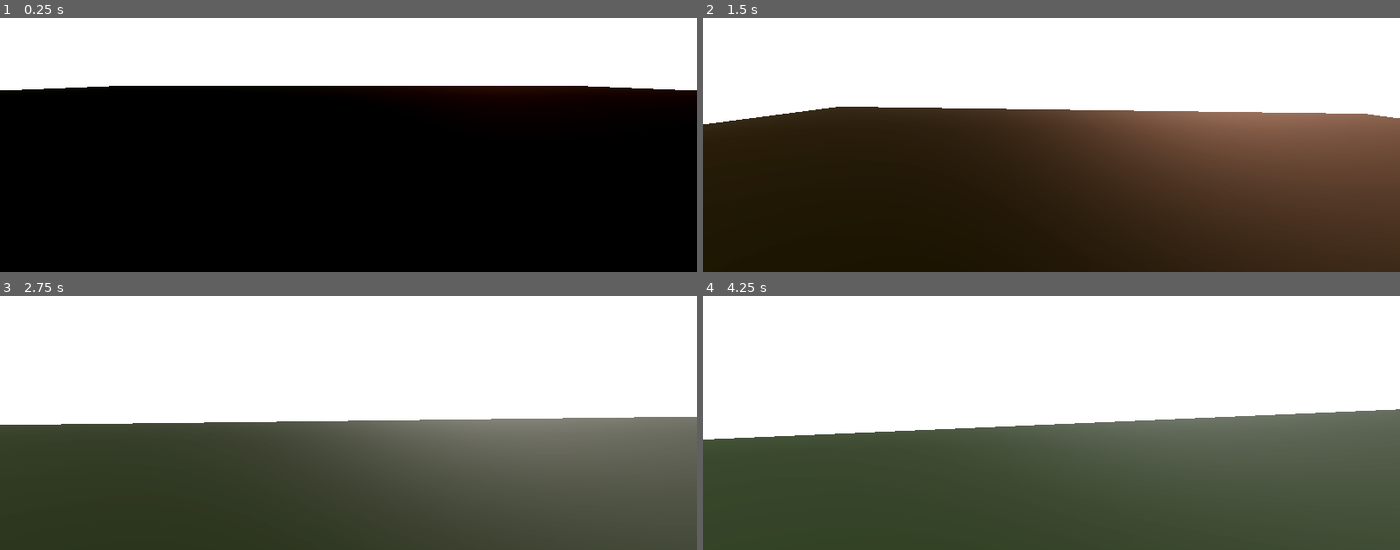
Above: before the commit, frames 1-4 (two rows, left to right).
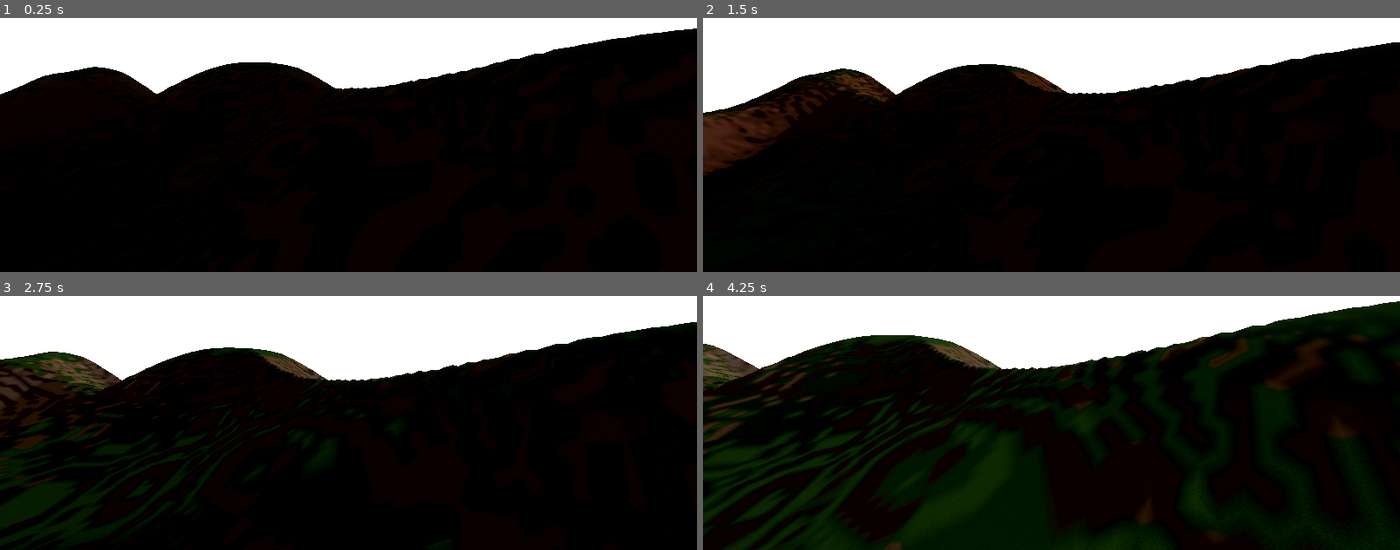
Above: after the commit, the same moments.

Repository: U-LF/forest-fire-simulation
Game: Godot game, scene res://scenes/main.tscn
The game is run twice, just before and just after one commit, with the same random seed, the same clock (stepped at 60 frames per second) and the same inputs.
Inputs (mouse positions are in pixels of both pictures, inside the frame that each line leads up to):
- Up to frame 1 (0.25 s): no input
- Up to frame 2 (1.5 s): move the mouse to (1086, 76) at 0.52 s; hold E 0.53-1.28 s; hold W from 0.53 s (still down); move the mouse to (1016, 78) at 1.27 s; tap Q at 1.35 s
- Up to frame 3 (2.75 s): keep holding W; move the mouse to (362, 346) at 2.02 s; hold Shift from 2.03 s (still down)
- Up to frame 4 (4.25 s): keep holding W; move the mouse to (1044, 362) at 2.77 s; release Shift at 2.78 s; tap E at 2.85 s; move the mouse to (1100, 359) at 3.52 s; hold Q from 3.53 s (still down)

The runs differ from the first frame. In frame 1, 8.9% of the frame differs, in the area x 0-100%, y 4-31%; in frame 2, 74%; in frame 3, 76%; in frame 4, 82%, in the area x 0-100%, y 2-100%.

Commit message:
Reworked the terrain

Diff:
--- /dev/null
+++ b/resources/terrain.gdshader
@@ -0,0 +1,105 @@
+shader_type spatial;
+render_mode blend_mix, depth_draw_opaque, cull_back, diffuse_burley, specular_schlick_ggx;
+
+uniform float terrain_scale = 1000.0;
+uniform float height_scale = 120.0;
+
+// Noise textures for displacement
+uniform sampler2D macro_noise : repeat_enable, filter_linear_mipmap;
+uniform sampler2D micro_noise : repeat_enable, filter_linear_mipmap;
+
+// Colors for "texturing"
+uniform vec3 color_grass_base = vec3(0.15, 0.25, 0.10);
+uniform vec3 color_grass_dark = vec3(0.08, 0.15, 0.05);
+uniform vec3 color_rock_base = vec3(0.35, 0.33, 0.30);
+uniform vec3 color_rock_dark = vec3(0.20, 0.18, 0.15);
+uniform vec3 color_dirt = vec3(0.25, 0.20, 0.12);
+
+varying float v_height;
+varying vec3 v_normal;
+varying vec3 v_world_pos;
+
+// Function to calculate exact height at a given world position
+float get_height(vec2 world_xz) {
+    vec2 uv_macro = world_xz / terrain_scale;
+    // Sample large sweeping hills
+    float macro_h = texture(macro_noise, uv_macro).r;
+
+    // Smoothstep creates the plateau/valley separation.
+    // Lowering the bottom bound (e.g. to 0.1) allows the valley floor to gently roll.
+    macro_h = smoothstep(0.1, 0.95, macro_h);
+
+    // We completely remove micro_noise from the physical height displacement
+    // so the hills are geometrically perfectly smooth.
+    // (Micro noise is still used for texturing in the fragment shader).
+
+    return macro_h * height_scale;
+}
+
+void vertex() {
+    vec3 world_pos = (MODEL_MATRIX * vec4(VERTEX, 1.0)).xyz;
+
+    // 1. Calculate Height
+    float h = get_height(world_pos.xz);
+    v_height = h;
+    VERTEX.y += h;
+
+    // 2. Calculate High-Quality Normals via Central Difference
+    float e = 1.0; // Sample distance (1 meter)
+    float hL = get_height(world_pos.xz + vec2(-e, 0.0));
+    float hR = get_height(world_pos.xz + vec2(e, 0.0));
+    float hD = get_height(world_pos.xz + vec2(0.0, -e));
+    float hU = get_height(world_pos.xz + vec2(0.0, e));
+
+    vec3 n;
+    n.x = hL - hR;
+    n.y = 2.0 * e;
+    n.z = hD - hU;
+    v_normal = normalize(n);
+    v_world_pos = world_pos;
+}
+
+void fragment() {
+    // Re-assign accurate normal
+    NORMAL = (VIEW_MATRIX * vec4(v_normal, 0.0)).xyz;
+
+    // 1. Slope Calculation (1.0 = flat, 0.0 = sheer cliff)
+    float slope = dot(v_normal, vec3(0.0, 1.0, 0.0));
+
+    // 2. Generate detailed "fake" textures using the micro noise
+    // We sample it at a very high frequency
+    vec2 detail_uv = v_world_pos.xz / 20.0;
+    float detail = texture(micro_noise, detail_uv).r;
+
+    // 3. Define Biome Colors
+    vec3 grass_color = mix(color_grass_dark, color_grass_base, detail);
+    vec3 rock_color = mix(color_rock_dark, color_rock_base, detail);
+    vec3 dirt_color = mix(color_dirt, color_rock_base, detail * 0.5);
+
+    vec3 final_color;
+
+    // 4. Slope-Based Blending
+    if (slope < 0.75) {
+        // Steep Cliff -> Rock
+        final_color = rock_color;
+    } else if (slope < 0.85) {
+        // Transition Zone -> Dirt/Rocky
+        float t = smoothstep(0.75, 0.85, slope);
+        final_color = mix(rock_color, dirt_color, t);
+    } else if (slope < 0.9) {
+        // Transition Zone -> Dirt/Grass
+        float t = smoothstep(0.85, 0.9, slope);
+        final_color = mix(dirt_color, grass_color, t);
+    } else {
+        // Flat -> Grass
+        final_color = grass_color;
+    }
+
+    // Add a slight darkening based on height to simulate atmospheric depth in valleys
+    float height_factor = clamp(v_height / height_scale, 0.0, 1.0);
+    final_color = mix(final_color * 0.8, final_color, height_factor);
+
+    ALBEDO = final_color;
+    ROUGHNESS = mix(0.8, 0.95, detail); // Break up reflections
+    SPECULAR = 0.0;
+}
--- /dev/null
+++ b/resources/terrain_material.tres
@@ -0,0 +1,42 @@
+[gd_resource type="ShaderMaterial" load_steps=6 format=3 uid="uid://df7tad8s7d"]
+
+[ext_resource type="Shader" path="res://resources/terrain.gdshader" id="1_terrain"]
+
+[sub_resource type="FastNoiseLite" id="FastNoiseLite_macro"]
+noise_type = 3
+frequency = 0.001
+fractal_type = 2
+fractal_octaves = 2
+fractal_gain = 0.3
+
+[sub_resource type="NoiseTexture2D" id="NoiseTexture2D_macro"]
+width = 1024
+height = 1024
+seamless = true
+normalize = true
+noise = SubResource("FastNoiseLite_macro")
+
+[sub_resource type="FastNoiseLite" id="FastNoiseLite_micro"]
+noise_type = 0
+frequency = 0.05
+fractal_type = 2
+fractal_octaves = 3
+
+[sub_resource type="NoiseTexture2D" id="NoiseTexture2D_micro"]
+width = 512
+height = 512
+seamless = true
+noise = SubResource("FastNoiseLite_micro")
+
+[resource]
+render_priority = 0
+shader = ExtResource("1_terrain")
+shader_parameter/terrain_scale = 1000.0
+shader_parameter/height_scale = 140.0
+shader_parameter/color_grass_base = Color(0.15, 0.25, 0.1, 1)
+shader_parameter/color_grass_dark = Color(0.08, 0.15, 0.05, 1)
+shader_parameter/color_rock_base = Color(0.35, 0.33, 0.3, 1)
+shader_parameter/color_rock_dark = Color(0.2, 0.18, 0.15, 1)
+shader_parameter/color_dirt = Color(0.25, 0.2, 0.12, 1)
+shader_parameter/macro_noise = SubResource("NoiseTexture2D_macro")
+shader_parameter/micro_noise = SubResource("NoiseTexture2D_micro")
--- a/scenes/main.tscn
+++ b/scenes/main.tscn
@@ -4,6 +4,8 @@
 [ext_resource type="Script" path="res://scripts/free_fly_camera.gd" id="2_camera"]
 [ext_resource type="Script" path="res://scripts/day_night_cycle.gd" id="3_cycle"]
 [ext_resource type="Script" path="res://scripts/weather_manager.gd" id="4_weather"]
+[ext_resource type="Script" path="res://scripts/terrain_generator.gd" id="5_terrain_gen"]
+[ext_resource type="Material" uid="uid://df7tad8s7d" path="res://resources/terrain_material.tres" id="5_terrain_mat"]
 
 [sub_resource type="Sky" id="Sky_main"]
 sky_material = ExtResource("1_sky")
@@ -19,17 +21,16 @@
 glow_bloom = 0.2
 
 [sub_resource type="PlaneMesh" id="PlaneMesh_terrain"]
-size = Vector2(100, 100)
-
-[sub_resource type="StandardMaterial3D" id="StandardMaterial3D_terrain"]
-albedo_color = Color(0.133333, 0.2, 0.0666667, 1)
+size = Vector2(1000, 1000)
+subdivide_width = 200
+subdivide_depth = 200
 
 [sub_resource type="BoxShape3D" id="BoxShape3D_terrain_col"]
-size = Vector3(100, 1, 100)
+size = Vector3(1000, 1, 1000)
 
 [sub_resource type="ParticleProcessMaterial" id="ParticleProcessMaterial_rain"]
 emission_shape = 3
-emission_box_extents = Vector3(50, 2, 50)
+emission_box_extents = Vector3(500, 2, 500)
 direction = Vector3(0, -1, 0)
 spread = 5.0
 initial_velocity_min = 20.0
@@ -77,16 +78,20 @@
 shadow_enabled = true
 
 [node name="LightningLight" type="DirectionalLight3D" parent="."]
-transform = Transform3D(1, 0, 0, 0, -4.37114e-08, 1, 0, -1, -4.37114e-08, 0, 10, 0)
+transform = Transform3D(1, 0, 0, 0, -4.37114e-08, 1, 0, -1, -4.37114e-08, 0, 200, 0)
 light_color = Color(0.8, 0.9, 1, 1)
 light_energy = 0.0
 shadow_enabled = true
 
-[node name="Terrain" type="StaticBody3D" parent="."]
+[node name="Terrain" type="StaticBody3D" parent="." node_paths=PackedStringArray("terrain_material", "mesh_instance", "collision_shape")]
+script = ExtResource("5_terrain_gen")
+terrain_material = ExtResource("5_terrain_mat")
+mesh_instance = NodePath("MeshInstance3D")
+collision_shape = NodePath("CollisionShape3D")
 
 [node name="MeshInstance3D" type="MeshInstance3D" parent="Terrain"]
 mesh = SubResource("PlaneMesh_terrain")
-surface_material_override/0 = SubResource("StandardMaterial3D_terrain")
+surface_material_override/0 = ExtResource("5_terrain_mat")
 
 [node name="CollisionShape3D" type="CollisionShape3D" parent="Terrain"]
 transform = Transform3D(1, 0, 0, 0, 1, 0, 0, 0, 1, 0, -0.5, 0)
@@ -94,16 +99,16 @@
 
 [node name="GPUParticlesCollisionBox3D" type="GPUParticlesCollisionBox3D" parent="Terrain"]
 transform = Transform3D(1, 0, 0, 0, 1, 0, 0, 0, 1, 0, -1, 0)
-size = Vector3(100, 2, 100)
+size = Vector3(1000, 2, 1000)
 
 [node name="RainParticles" type="GPUParticles3D" parent="."]
-transform = Transform3D(1, 0, 0, 0, 1, 0, 0, 0, 1, 0, 20, 0)
-amount = 5000
+transform = Transform3D(1, 0, 0, 0, 1, 0, 0, 0, 1, 0, 180, 0)
+amount = 50000
 lifetime = 1.5
-visibility_aabb = AABB(-50, -25, -50, 100, 50, 100)
+visibility_aabb = AABB(-500, -180, -500, 1000, 200, 1000)
 process_material = SubResource("ParticleProcessMaterial_rain")
 draw_pass_1 = SubResource("QuadMesh_rain")
 
 [node name="FreeFlyCamera" type="Camera3D" parent="."]
-transform = Transform3D(1, 0, 0, 0, 1, 0, 0, 0, 1, 0, 2, 5)
+transform = Transform3D(1, 0, 0, 0, 1, 0, 0, 0, 1, 0, 120, 5)
 script = ExtResource("2_camera")
--- /dev/null
+++ b/scripts/terrain_generator.gd
@@ -0,0 +1,63 @@
+extends StaticBody3D
+
+@export var terrain_material: ShaderMaterial
+@export var mesh_instance: MeshInstance3D
+@export var collision_shape: CollisionShape3D
+
+func _ready() -> void:
+	if not terrain_material or not mesh_instance or not collision_shape:
+		return
+
+	# Wait one frame to ensure textures are loaded
+	await get_tree().process_frame
+
+	_generate_collision_heightmap()
+
+func _generate_collision_heightmap() -> void:
+	var plane_mesh = mesh_instance.mesh as PlaneMesh
+	if not plane_mesh:
+		return
+
+	var width = plane_mesh.subdivide_width + 2
+	var depth = plane_mesh.subdivide_depth + 2
+
+	var heightmap_shape = HeightMapShape3D.new()
+	heightmap_shape.map_width = width
+	heightmap_shape.map_depth = depth
+
+	var macro_tex = terrain_material.get_shader_parameter("macro_noise") as NoiseTexture2D
+	var micro_tex = terrain_material.get_shader_parameter("micro_noise") as NoiseTexture2D
+
+	var height_scale = terrain_material.get_shader_parameter("height_scale") as float
+	var terrain_scale = terrain_material.get_shader_parameter("terrain_scale") as float
+
+	if not macro_tex or not macro_tex.noise or not micro_tex or not micro_tex.noise:
+		return
+
+	var macro_noise = macro_tex.noise
+	var micro_noise = micro_tex.noise
+
+	var map_data = PackedFloat32Array()
+	map_data.resize(width * depth)
+
+	var start_x = -plane_mesh.size.x / 2.0
+	var start_z = -plane_mesh.size.y / 2.0
+	var step_x = plane_mesh.size.x / (width - 1)
+	var step_z = plane_mesh.size.y / (depth - 1)
+
+	for z in range(depth):
+		for x in range(width):
+			var world_x = start_x + (x * step_x)
+			var world_z = start_z + (z * step_z)
+
+			var uv_macro_x = (world_x / terrain_scale) * 1024.0
+			var uv_macro_z = (world_z / terrain_scale) * 1024.0
+
+			var macro_h = (macro_noise.get_noise_2d(uv_macro_x, uv_macro_z) * 0.5) + 0.5
+			macro_h = smoothstep(0.1, 0.95, macro_h)
+
+			var total_height = macro_h * height_scale
+			map_data[z * width + x] = total_height
+
+	heightmap_shape.map_data = map_data
+	collision_shape.shape = heightmap_shape
Not shown, added: resources/terrain.gdshader.uid
Not shown, added: scripts/terrain_generator.gd.uid
